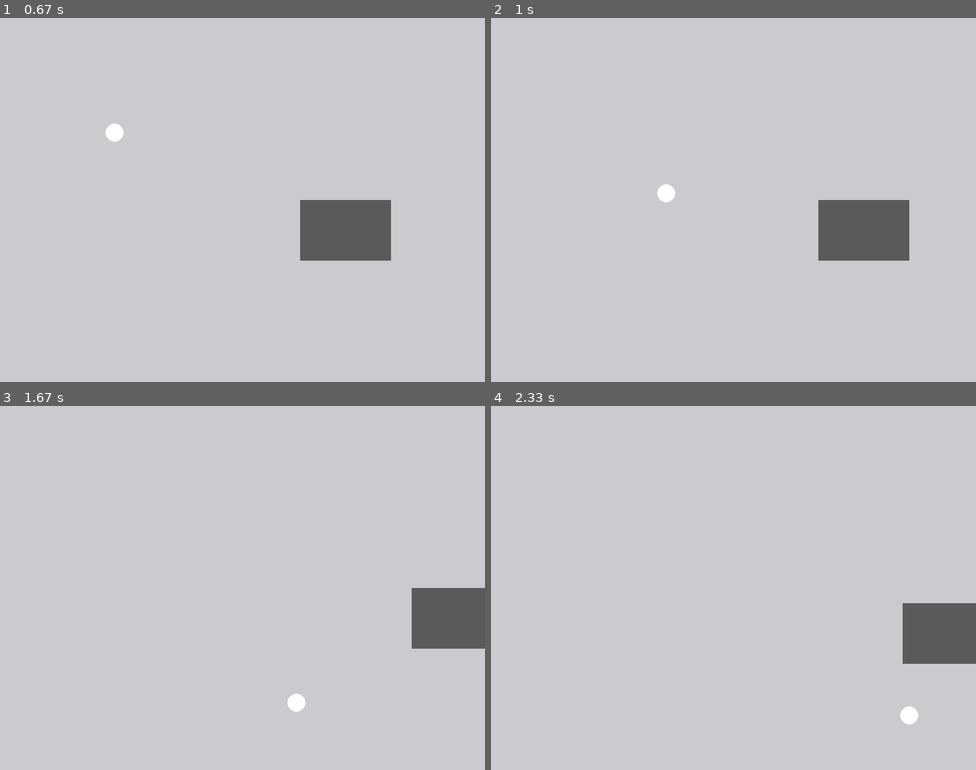
Above: before the commit, frames 1-4 (two rows, left to right).
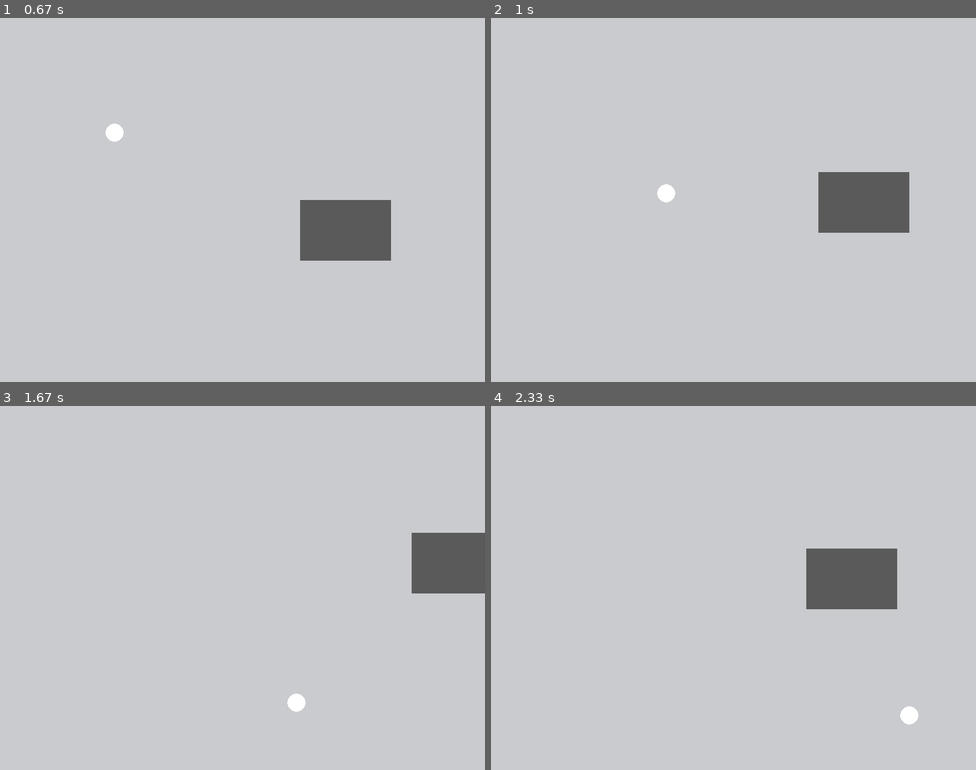
Above: after the commit, the same moments.

Repository: GamerDevIND/pygame_test_1
Game: pygame game, started from main.py
The game is run twice, just before and just after one commit, with the same random seed, the same clock (stepped at 60 frames per second) and the same inputs.
Inputs:
- Up to frame 1 (0.67 s): hold D from 0.33 s (still down)
- Up to frame 2 (1 s): release D at 0.8 s; hold W from 0.83 s (still down)
- Up to frame 3 (1.67 s): release W at 1.13 s; hold D 1.17-1.63 s
- Up to frame 4 (2.33 s): hold A 1.67-2.2 s; hold S from 2.23 s (still down)

Frame 1 is identical in both runs. In frame 2, 2.9% of the frame differs, in the area x 67-87%, y 42-67%; in frame 3, 4.6%; in frame 4, 5.6%, in the area x 65-100%, y 39-71%.

Commit message:
Updated main.py (Added a player collision prototype)

Diff:
--- a/main.py
+++ b/main.py
@@ -50,14 +50,20 @@
     if keys[pygame.K_ESCAPE]:
         running = False
 
+
     # set direction to a new vector2, it should be equal to (0,0)
+
+    # It's not much but I tried my best, sorry for the issue
     direction = pygame.Vector2()
 
-    if keys[pygame.K_z]:
+    if rect.colliderect(pygame.Rect(circle_position.x - 15, circle_position.y - 15,30,30)):
+        circle_movement*= -1
+
+    if keys[pygame.K_w]:
         direction.y -= 1
     if keys[pygame.K_s]:
         direction.y += 1
-    if keys[pygame.K_q]:
+    if keys[pygame.K_a]:
         direction.x -= 1
     if keys[pygame.K_d]:
         direction.x += 1
